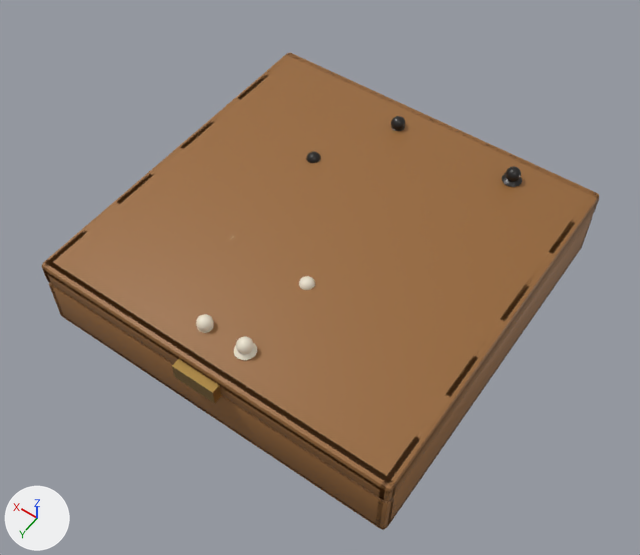
What one commit did to the FBX model Assets/Game/Resources/Models/Objects/chess_set.fbx.
One viewpoint serves both versions: a camera (50 mm lens) standing at (-0.14, 0.203, 0.319) and looking at (-0.004, 0.012, 0.018). The lights are fixed; the arrows at lower left show +X, +Y and +Z. The picture after the commit comes second. Where no turn or scale is listed for an object, it has been applied to the vertices. Vertices at exactly the same position are counted once.

Script lines for the objects in view, before the commit:
```python
me_chess_set = bpy.data.meshes.new('chess_set')
me_chess_set.from_pydata(...)  # 4418 vertices, 4262 faces; spans x -0.085..0.085, y 0.0..0.044, z -0.085..0.085
# faces by material slot: [238, 168, 168, 1844, 1726, 118]
me_chess_set.materials.append(mat_wood_9a6a3a)  # brown #9a6a3a
me_chess_set.materials.append(mat_darkwood_4a2a16)  # brown #4a2a16
me_chess_set.materials.append(mat_wood_e2c898)  # beige #e2c898
me_chess_set.materials.append(mat_plastic_ede4d0)  # pale yellow #ede4d0
me_chess_set.materials.append(mat_plastic_1e1a18)  # black #1e1a18
me_chess_set.materials.append(mat_cork_b08858)  # brown #b08858
me_lid = bpy.data.meshes.new('Lid')
me_lid.from_pydata(...)  # 216 vertices, 231 faces; spans x -0.085..0.085, y 0.0..0.174, z 0.0..0.012
# faces by material slot: [218, 6, 1, 6]
me_lid.materials.append(mat_wood_9a6a3a)  # brown #9a6a3a
me_lid.materials.append(mat_paper_efe4cc)  # pale yellow #efe4cc
me_lid.materials.append(mat_tex_chess_note)  # picture img_chess_note_png
me_lid.materials.append(mat_brass_c9a15a)  # orange #c9a15a
ob_chess_set = bpy.data.objects.new('chess_set', me_chess_set)
ob_chess_set.location = (0.0, 0.0, 0.0)
ob_chess_set.rotation_euler = (1.571, 0.0, 0.0)  # degrees (90, 0, 0)
ob_lid = bpy.data.objects.new('Lid', me_lid)
ob_lid.location = (0.0, -0.085, 0.025)
```
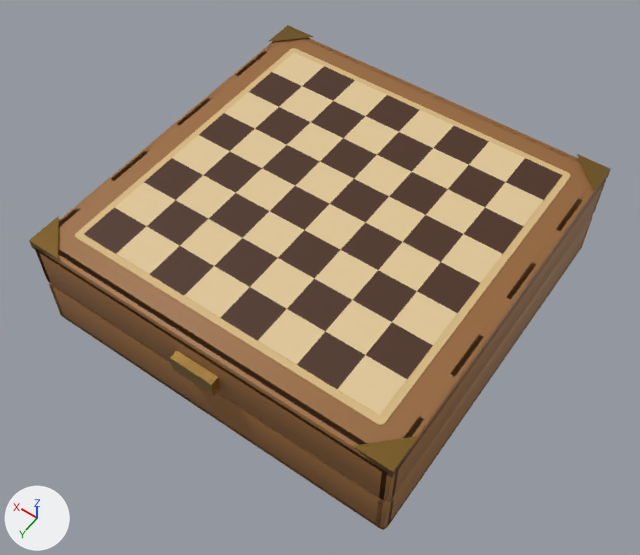
Diff of the bpy script that builds the scene:
```diff
--- a/Assets/Game/Resources/Models/Objects/chess_set.fbx.py
+++ b/Assets/Game/Resources/Models/Objects/chess_set.fbx.py
@@ mat_wood_d8b880 @@
+mat_wood_d8b880 = principled_material('wood_D8B880')
+mat_wood_d8b880.base_color = (0.687, 0.479, 0.216)  # beige #d8b880
+mat_wood_d8b880.roughness = 0.55
@@ mat_brass_9c7a3e @@
+mat_brass_9c7a3e = principled_material('brass_9C7A3E')
+mat_brass_9c7a3e.base_color = (0.332, 0.195, 0.0482)  # brown #9c7a3e
+mat_brass_9c7a3e.metallic = 1.0
+mat_brass_9c7a3e.roughness = 0.32
@@ me_lid @@
 # used by ob_lid; location = (0.0, -0.085, 0.025)
-me_lid.from_pydata(...)  # 216 vertices, 231 faces; spans x -0.085..0.085, y 0.0..0.174, z 0.0..0.012
+me_lid.from_pydata(...)  # 600 vertices, 655 faces; spans x -0.085..0.085, y 0.0..0.174, z 0.0..0.027
+# me_lid part 1: a new loose piece, a box spanning x 0.0525..0.07, y 0.015..0.0325, z 0.026..0.0266, in mat_wood_e2c898 (beige #e2c898)
+# me_lid part 2: a new loose piece, a box spanning x -0.07..-0.0525, y 0.015..0.0325, z 0.026..0.0266, in mat_darkwood_4a2a16 (brown #4a2a16)
+# me_lid part 3: 132 vertices moved from x -0.085..0.085, y 0.0..0.174, z 0.001..0.012 to x -0.085..0.085, y 0.0..0.174, z 0.006..0.026; 368 vertices added at x -0.085..0.085, y 0.0..0.17, z 0.022..0.027
+# me_lid part 4: 112 kept faces spanning x -0.085..0.085, y 0.0..0.174, z 0.002..0.025 get new texture (UV) coordinates
 me_lid.materials.append(mat_wood_9a6a3a)
@@ me_lid @@
 me_lid.materials.append(mat_brass_c9a15a)
+me_lid.materials.append(mat_darkwood_4a2a16)  # brown #4a2a16
+me_lid.materials.append(mat_wood_e2c898)  # beige #e2c898
+me_lid.materials.append(mat_wood_d8b880)  # beige #d8b880
+me_lid.materials.append(mat_brass_9c7a3e)  # brown #9c7a3e
```

Where the change shows, as pixel boxes (x1, y1, x2, y2) in the pictures (640 x 555 px):
'Lid', reshaped (6% taller)
    before: (42, 53, 599, 502)
    after: (29, 25, 611, 502)
part 1 of me_lid, added (beige)
    after: (272, 53, 324, 86)
part 2 of me_lid, added (brown)
    after: (506, 158, 562, 200)
part 3 of me_lid, built on
    before: (42, 53, 599, 489)
    after: (29, 25, 611, 478)
part 4 of me_lid, surface changed
    before: (42, 196, 599, 495)
    after: (35, 177, 607, 495)
